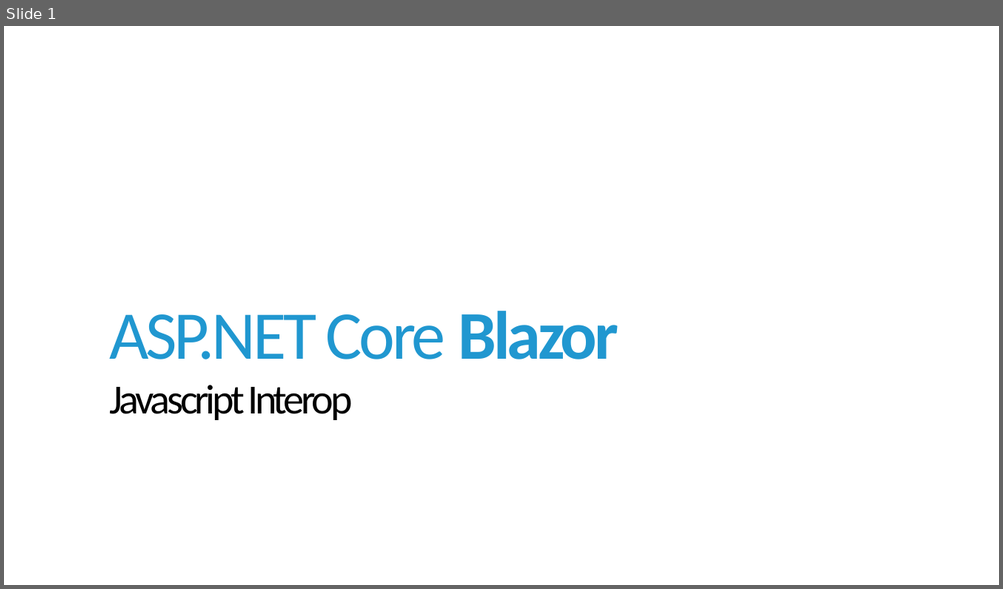
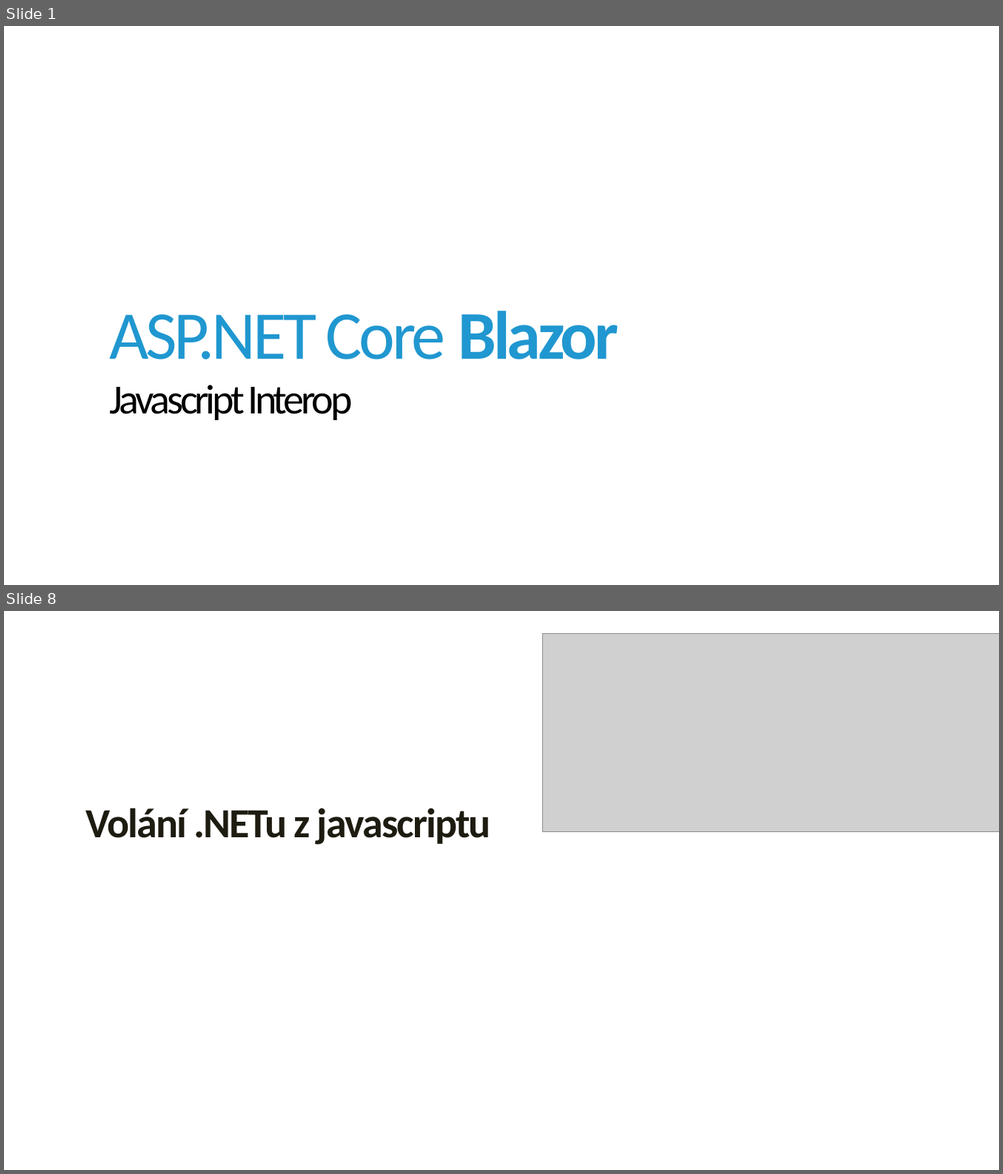
Before and after one commit to jirikanda/BlazorDemos, a slide deck: Presentation/05 - Blazor - Javascript Interop.pptx. Shown one above the other, each under a label of ours: slide 1 before the commit, slides 1 and 8 after it; the slides between them are not shown. The pictures are 1003x589 and 1003x1174 pixels, drawn with LibreOffice and Linux fonts; fonts in the diff are those of the drawing; grey boxes stand for pictures; background and template pictures are left out. Boxes give left, top, right and bottom in pixels: in the first picture for what was removed or moved away, otherwise in the second. Text is boxed around its words. In the diff, an @@ line names an element or a change of style, - is before the commit and + after.

```diff
--- a/Presentation/05 - Blazor - Javascript Interop.pptx
+++ b/Presentation/05 - Blazor - Javascript Interop.pptx
@@ slide 8 added at (4,611,999,1170), background #FFFFFF @@
@@ picture added at (543,634,999,832) @@
@@ text added at (86,808,491,845), 40 pt, text #1E1C11, bold @@
+Volání .NETu z javascriptu
```
Also in this commit, not shown: 5 slides changed, 1 other slide added, 29 other files.
